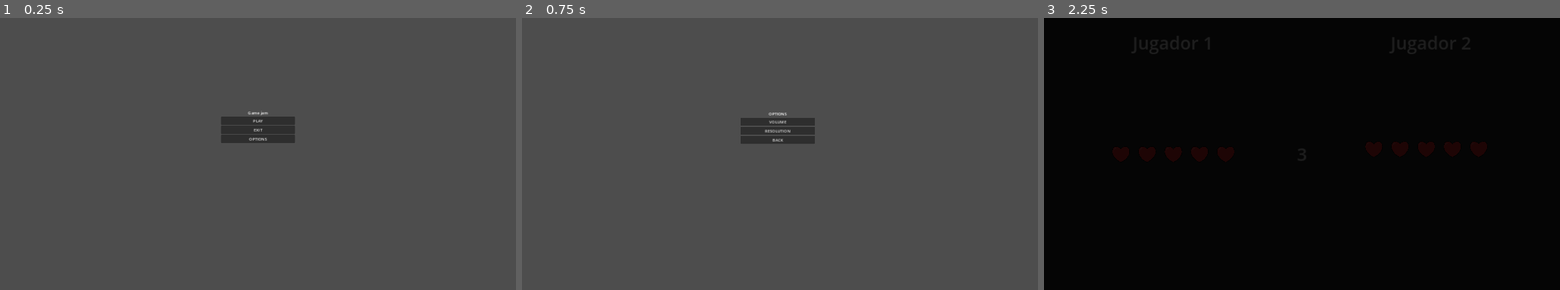
Above: before the commit, frames 1-3 (left to right).
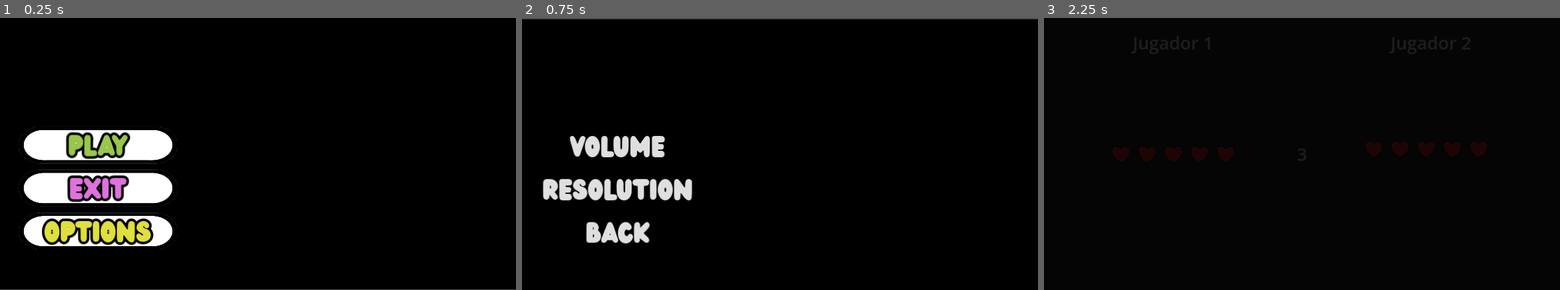
Above: after the commit, the same moments.

Repository: pablo4licante/gamejam-25
Game: Godot game, scene res://menu/src_menu.tscn
Two runs of this game, one before a commit and one after it. Both use one fixed random seed, a clock stepped at 60 frames per second and the inputs below. Video files are missing from this copy of the repository; at most half a second of black plays in their place.
Inputs:
- Up to frame 1 (0.25 s): no input
- Up to frame 2 (0.75 s): click "OPTIONS" at 0.5 s
- Up to frame 3 (2.25 s): click "BACK" at 1.25 s; click "PLAY" at 2 s

The runs differ from the first frame. In frame 1, 100% of the frame differs, in the area x 0-100%, y 0-100%; in frame 2, 99%; in frame 3, nothing differs.

Commit message:
Menú Opciones (Grafico 50%, Video de fondo para el menú)

Diff:
--- /dev/null
+++ b/menu/pompastic_lb.gd
@@ -0,0 +1,54 @@
+extends Label
+
+var time: float = 0
+var shake_strength: float = 1.5
+var original_position: Vector2
+var original_scale: Vector2
+var tween: Tween
+
+func _ready() -> void:
+	original_position = position
+	original_scale = scale
+	start_animations()
+
+func start_animations() -> void:
+	tween = create_tween().set_loops()
+	tween.set_parallel(true)
+	tween.set_trans(Tween.TRANS_SINE)
+	tween.set_ease(Tween.EASE_IN_OUT)
+
+	# Secuencia de escala más elaborada
+	var sequence = [
+		original_scale * 1.25,  # 25% más grande
+		original_scale * 0.95,  # 5% más pequeño
+		original_scale * 1.15,  # 15% más grande
+		original_scale * 0.98,  # Casi normal
+		original_scale * 1.1    # 10% más grande
+	]
+
+	for target_scale in sequence:
+		tween.tween_property(self, "scale", target_scale, 1.5)  # 1.5 segundos cada cambio
+
+	# Rotación ondulante
+	tween.tween_property(self, "rotation_degrees", 4, 3.0)
+	tween.chain().tween_property(self, "rotation_degrees", -4, 3.0)
+	tween.chain().tween_property(self, "rotation_degrees", 0, 3.0)
+
+func _process(delta: float) -> void:
+	time += delta * 2.0  # Muy lento
+
+	# Movimiento ondulante más complejo
+	var shake_offset = Vector2(
+		sin(time) * cos(time * 0.5) * shake_strength,
+		cos(time * 0.7) * sin(time * 0.3) * shake_strength
+	)
+
+	position = original_position + shake_offset
+
+# Efecto adicional de color (opcional)
+func _add_color_effect() -> void:
+	var color_tween = create_tween().set_loops()
+
+	# Cambia sutilmente el brillo
+	color_tween.tween_property(self, "modulate", Color(1.1, 1.1, 1.1, 1), 2.0)
+	color_tween.tween_property(self, "modulate", Color(1, 1, 1, 1), 2.0)
--- a/menu/script/button_exit.gd
+++ b/menu/script/button_exit.gd
@@ -1,7 +1,58 @@
 extends Button
 
+var tween: Tween
+var original_position: Vector2
+var is_hovering: bool = false
+
 func _ready() -> void:
+	# Conecta la señal del botón
 	pressed.connect(_on_button_pressed)
+
+	# Guarda la posición original del botón
+	original_position = position
+
+	# Conecta las señales de mouse enter/exit
+	mouse_entered.connect(_on_mouse_entered)
+	mouse_exited.connect(_on_mouse_exited)
+
+func start_animation() -> void:
+	if tween:
+		tween.kill() # Detiene cualquier tween anterior
+
+	tween = create_tween()
+	tween.set_trans(Tween.TRANS_CUBIC)
+	tween.set_ease(Tween.EASE_OUT)
+
+	# Mover hacia la derecha (sobrepasando un poco)
+	tween.tween_property(self, "position:x", original_position.x + 20, 0.5)
+
+	# Rebote hacia la izquierda
+	tween.tween_property(self, "position:x", original_position.x - 10, 0.3)
+
+	# Regresar a la posición original
+	tween.tween_property(self, "position:x", original_position.x, 0.2)
+
+func _on_mouse_entered() -> void:
+	is_hovering = true
+	# Inicia el loop de animación
+	animate_loop()
+
+func _on_mouse_exited() -> void:
+	is_hovering = false
+	# Regresa el botón a su posición original
+	if tween:
+		tween.kill()
+	tween = create_tween()
+	tween.tween_property(self, "position:x", original_position.x, 0.2)
+
+func animate_loop() -> void:
+	while is_hovering:
+		start_animation()
+		await tween.finished
+		await get_tree().create_timer(1.0).timeout
+		# Si ya no está en hover, sale del loop
+		if not is_hovering:
+			break
 
 func _on_button_pressed() -> void:
 	get_tree().quit()
--- a/menu/script/button_options.gd
+++ b/menu/script/button_options.gd
@@ -1,7 +1,58 @@
 extends Button
 
+var tween: Tween
+var original_position: Vector2
+var is_hovering: bool = false
+
 func _ready() -> void:
+	# Conecta la señal del botón
 	pressed.connect(_on_button_pressed)
+
+	# Guarda la posición original del botón
+	original_position = position
+
+	# Conecta las señales de mouse enter/exit
+	mouse_entered.connect(_on_mouse_entered)
+	mouse_exited.connect(_on_mouse_exited)
+
+func start_animation() -> void:
+	if tween:
+		tween.kill() # Detiene cualquier tween anterior
+
+	tween = create_tween()
+	tween.set_trans(Tween.TRANS_CUBIC)
+	tween.set_ease(Tween.EASE_OUT)
+
+	# Mover hacia la derecha (sobrepasando un poco)
+	tween.tween_property(self, "position:x", original_position.x + 20, 0.5)
+
+	# Rebote hacia la izquierda
+	tween.tween_property(self, "position:x", original_position.x - 10, 0.3)
+
+	# Regresar a la posición original
+	tween.tween_property(self, "position:x", original_position.x, 0.2)
+
+func _on_mouse_entered() -> void:
+	is_hovering = true
+	# Inicia el loop de animación
+	animate_loop()
+
+func _on_mouse_exited() -> void:
+	is_hovering = false
+	# Regresa el botón a su posición original
+	if tween:
+		tween.kill()
+	tween = create_tween()
+	tween.tween_property(self, "position:x", original_position.x, 0.2)
+
+func animate_loop() -> void:
+	while is_hovering:
+		start_animation()
+		await tween.finished
+		await get_tree().create_timer(1.0).timeout
+		# Si ya no está en hover, sale del loop
+		if not is_hovering:
+			break
 
 func _on_button_pressed() -> void:
 	get_tree().change_scene_to_file("res://menu/src_menu_options.tscn")
--- a/menu/script/button_play.gd
+++ b/menu/script/button_play.gd
@@ -1,8 +1,58 @@
 extends Button
 
+var tween: Tween
+var original_position: Vector2
+var is_hovering: bool = false
+
 func _ready() -> void:
+	# Conecta la señal del botón
 	pressed.connect(_on_button_pressed)
 
+	# Guarda la posición original del botón
+	original_position = position
+
+	# Conecta las señales de mouse enter/exit
+	mouse_entered.connect(_on_mouse_entered)
+	mouse_exited.connect(_on_mouse_exited)
+
+func start_animation() -> void:
+	if tween:
+		tween.kill() # Detiene cualquier tween anterior
+
+	tween = create_tween()
+	tween.set_trans(Tween.TRANS_CUBIC)
+	tween.set_ease(Tween.EASE_OUT)
+
+	# Mover hacia la derecha (sobrepasando un poco)
+	tween.tween_property(self, "position:x", original_position.x + 20, 0.5)
+
+	# Rebote hacia la izquierda
+	tween.tween_property(self, "position:x", original_position.x - 10, 0.3)
+
+	# Regresar a la posición original
+	tween.tween_property(self, "position:x", original_position.x, 0.2)
+
+func _on_mouse_entered() -> void:
+	is_hovering = true
+	# Inicia el loop de animación
+	animate_loop()
+
+func _on_mouse_exited() -> void:
+	is_hovering = false
+	# Regresa el botón a su posición original
+	if tween:
+		tween.kill()
+	tween = create_tween()
+	tween.tween_property(self, "position:x", original_position.x, 0.2)
+
+func animate_loop() -> void:
+	while is_hovering:
+		start_animation()
+		await tween.finished
+		await get_tree().create_timer(1.0).timeout
+		# Si ya no está en hover, sale del loop
+		if not is_hovering:
+			break
 func _on_button_pressed() -> void:
 	# Llamar a la función change_screen del nodo de transición
 	Trans.change_screen("res://escenas/managers/main.tscn")
--- a/menu/src_menu.tscn
+++ b/menu/src_menu.tscn
@@ -1,16 +1,58 @@
-[gd_scene load_steps=4 format=3 uid="uid://b13n4xvr2ka2r"]
+[gd_scene load_steps=11 format=3 uid="uid://b13n4xvr2ka2r"]
 
 [ext_resource type="Script" path="res://menu/script/button_play.gd" id="1_5mvi7"]
+[ext_resource type="FontFile" uid="uid://qicc4vvx1k2c" path="res://menu/fonts/Wedges.ttf" id="1_haafw"]
+[ext_resource type="VideoStream" path="res://menu/UI/interfaz_animada_sin_botones.ogv" id="1_kfrcb"]
 [ext_resource type="Script" path="res://menu/script/button_exit.gd" id="2_s6cea"]
+[ext_resource type="Script" path="res://menu/pompastic_lb.gd" id="3_3on6g"]
+[ext_resource type="Texture2D" uid="uid://3g88ljqye5i1" path="res://menu/UI/boton.png" id="3_pmu4n"]
 [ext_resource type="Script" path="res://menu/script/button_options.gd" id="3_xjdjr"]
 
+[sub_resource type="CanvasItemMaterial" id="CanvasItemMaterial_or572"]
+resource_name = "blanco_butt"
+light_mode = 1
+
+[sub_resource type="Theme" id="Theme_3j7aj"]
+
+[sub_resource type="CanvasItemMaterial" id="CanvasItemMaterial_nip5o"]
+light_mode = 1
+
 [node name="Menu" type="Control"]
+material = SubResource("CanvasItemMaterial_or572")
 layout_mode = 3
 anchors_preset = 15
 anchor_right = 1.0
 anchor_bottom = 1.0
 grow_horizontal = 2
 grow_vertical = 2
+
+[node name="VideoStreamPlayer" type="VideoStreamPlayer" parent="."]
+layout_mode = 1
+anchors_preset = -1
+anchor_right = 1.0
+anchor_bottom = 0.998
+offset_right = -1.0
+offset_bottom = 0.159912
+stream = ExtResource("1_kfrcb")
+autoplay = true
+expand = true
+loop = true
+
+[node name="POMPASTIC-LB" type="Label" parent="."]
+visible = false
+self_modulate = Color(1, 0.309804, 1, 1)
+layout_mode = 0
+offset_left = 833.0
+offset_top = 62.0
+offset_right = 1926.0
+offset_bottom = 373.0
+rotation = 0.453985
+theme_override_constants/line_spacing = 40
+theme_override_constants/shadow_offset_x = 8
+theme_override_fonts/font = ExtResource("1_haafw")
+theme_override_font_sizes/font_size = 200
+text = "POMPASTIC"
+script = ExtResource("3_3on6g")
 
 [node name="VBoxContainer_botones" type="VBoxContainer" parent="."]
 layout_mode = 1
@@ -19,32 +61,75 @@
 anchor_top = 0.5
 anchor_right = 0.5
 anchor_bottom = 0.5
-offset_left = -147.0
-offset_top = -176.5
-offset_right = 147.0
-offset_bottom = 176.5
+offset_left = -907.0
+offset_top = -113.0
+offset_right = -363.0
+offset_bottom = 519.0
 grow_horizontal = 2
 grow_vertical = 2
 
 [node name="Title-Menu" type="Label" parent="VBoxContainer_botones"]
+visible = false
+modulate = Color(0.705882, 1, 1, 1)
 layout_mode = 2
+theme_override_constants/line_spacing = 25
+theme_override_font_sizes/font_size = 60
 text = "Game jam"
 horizontal_alignment = 1
 
 [node name="Button_play" type="Button" parent="VBoxContainer_botones"]
+self_modulate = Color(0.686275, 0.886275, 0.345098, 1)
+light_mask = 4
+visibility_layer = 4
 layout_mode = 2
+theme = SubResource("Theme_3j7aj")
+theme_override_constants/outline_size = 40
+theme_override_fonts/font = ExtResource("1_haafw")
+theme_override_font_sizes/font_size = 100
 text = "PLAY"
+flat = true
 script = ExtResource("1_5mvi7")
 
+[node name="F_Buton" type="Sprite2D" parent="VBoxContainer_botones/Button_play"]
+show_behind_parent = true
+material = SubResource("CanvasItemMaterial_nip5o")
+position = Vector2(273, 76)
+scale = Vector2(1.0054, 0.760677)
+texture = ExtResource("3_pmu4n")
+
 [node name="Button_exit" type="Button" parent="VBoxContainer_botones"]
+self_modulate = Color(1, 0.509804, 0.988235, 1)
 layout_mode = 2
+theme_override_constants/outline_size = 40
+theme_override_fonts/font = ExtResource("1_haafw")
+theme_override_font_sizes/font_size = 100
 text = "EXIT"
+flat = true
 script = ExtResource("2_s6cea")
 
+[node name="F_Buton" type="Sprite2D" parent="VBoxContainer_botones/Button_exit"]
+show_behind_parent = true
+material = SubResource("CanvasItemMaterial_nip5o")
+position = Vector2(273, 76)
+scale = Vector2(1.0054, 0.760677)
+texture = ExtResource("3_pmu4n")
+
 [node name="Button_options" type="Button" parent="VBoxContainer_botones"]
+self_modulate = Color(1, 1, 0.27451, 1)
 layout_mode = 2
+theme_override_constants/outline_size = 40
+theme_override_fonts/font = ExtResource("1_haafw")
+theme_override_font_sizes/font_size = 100
 text = "OPTIONS"
+flat = true
 script = ExtResource("3_xjdjr")
+
+[node name="F_Buton" type="Sprite2D" parent="VBoxContainer_botones/Button_options"]
+show_behind_parent = true
+material = SubResource("CanvasItemMaterial_nip5o")
+position = Vector2(273, 76)
+scale = Vector2(1.0054, 0.760677)
+texture = ExtResource("3_pmu4n")
 
 [connection signal="pressed" from="VBoxContainer_botones/Button_exit" to="VBoxContainer_botones/Button_exit" method="_on_pressed"]
 [connection signal="pressed" from="VBoxContainer_botones/Button_options" to="VBoxContainer_botones/Button_options" method="_on_pressed"]
--- a/menu/src_menu_options.tscn
+++ b/menu/src_menu_options.tscn
@@ -1,6 +1,8 @@
-[gd_scene load_steps=2 format=3 uid="uid://csajnuhojn4mp"]
+[gd_scene load_steps=4 format=3 uid="uid://csajnuhojn4mp"]
 
+[ext_resource type="VideoStream" path="res://menu/UI/interfaz_animada_sin_botones.ogv" id="1_gyifa"]
 [ext_resource type="Script" path="res://menu/script/button_atras.gd" id="1_hfhtf"]
+[ext_resource type="FontFile" uid="uid://qicc4vvx1k2c" path="res://menu/fonts/Wedges.ttf" id="2_ues3o"]
 
 [node name="Menu" type="Control"]
 layout_mode = 3
@@ -14,6 +16,19 @@
 grow_horizontal = 2
 grow_vertical = 2
 
+[node name="VideoStreamPlayer" type="VideoStreamPlayer" parent="."]
+layout_mode = 1
+anchors_preset = -1
+anchor_right = 1.0
+anchor_bottom = 0.998
+offset_left = 10.0
+offset_right = 11.0
+offset_bottom = 10.1599
+stream = ExtResource("1_gyifa")
+autoplay = true
+expand = true
+loop = true
+
 [node name="VBoxContainer_botones" type="VBoxContainer" parent="."]
 layout_mode = 1
 anchors_preset = 8
@@ -21,30 +36,37 @@
 anchor_top = 0.5
 anchor_right = 0.5
 anchor_bottom = 0.5
-offset_left = -147.0
-offset_top = -176.5
-offset_right = 147.0
-offset_bottom = 176.5
+offset_left = -907.0
+offset_top = -113.0
+offset_right = -363.0
+offset_bottom = 519.0
 grow_horizontal = 2
 grow_vertical = 2
 
-[node name="Title-Menu_options" type="Label" parent="VBoxContainer_botones"]
-layout_mode = 2
-text = "OPTIONS"
-horizontal_alignment = 1
-
 [node name="Button_volume" type="Button" parent="VBoxContainer_botones"]
 layout_mode = 2
+theme_override_constants/outline_size = 40
+theme_override_fonts/font = ExtResource("2_ues3o")
+theme_override_font_sizes/font_size = 100
 text = "VOLUME"
+flat = true
 
 [node name="Button_resolution" type="Button" parent="VBoxContainer_botones"]
 layout_mode = 2
+theme_override_constants/outline_size = 40
+theme_override_fonts/font = ExtResource("2_ues3o")
+theme_override_font_sizes/font_size = 100
 text = "RESOLUTION"
+flat = true
 
 [node name="Button_atras" type="Button" parent="VBoxContainer_botones"]
 layout_mode = 2
+theme_override_constants/outline_size = 40
+theme_override_fonts/font = ExtResource("2_ues3o")
+theme_override_font_sizes/font_size = 100
 text = "BACK
 "
+flat = true
 script = ExtResource("1_hfhtf")
 
 [connection signal="pressed" from="VBoxContainer_botones/Button_resolution" to="VBoxContainer_botones/Button_resolution" method="_on_pressed"]
--- a/menu/trans.tscn
+++ b/menu/trans.tscn
@@ -1,6 +1,21 @@
 [gd_scene load_steps=5 format=3 uid="uid://c7ct7icvcgfkk"]
 
 [ext_resource type="Script" path="res://menu/script/trans.gd" id="1_oql4b"]
+
+[sub_resource type="Animation" id="Animation_4w7tt"]
+length = 0.001
+tracks/0/type = "value"
+tracks/0/imported = false
+tracks/0/enabled = true
+tracks/0/path = NodePath(".:modulate")
+tracks/0/interp = 1
+tracks/0/loop_wrap = true
+tracks/0/keys = {
+"times": PackedFloat32Array(0),
+"transitions": PackedFloat32Array(1),
+"update": 0,
+"values": [Color(1, 1, 1, 1)]
+}
 
 [sub_resource type="Animation" id="Animation_6p24g"]
 resource_name = "TransAnimation"
@@ -16,21 +31,6 @@
 "transitions": PackedFloat32Array(1, 1),
 "update": 0,
 "values": [Color(1, 1, 1, 1), Color(1, 1, 1, 0)]
-}
-
-[sub_resource type="Animation" id="Animation_4w7tt"]
-length = 0.001
-tracks/0/type = "value"
-tracks/0/imported = false
-tracks/0/enabled = true
-tracks/0/path = NodePath(".:modulate")
-tracks/0/interp = 1
-tracks/0/loop_wrap = true
-tracks/0/keys = {
-"times": PackedFloat32Array(0),
-"transitions": PackedFloat32Array(1),
-"update": 0,
-"values": [Color(1, 1, 1, 1)]
 }
 
 [sub_resource type="AnimationLibrary" id="AnimationLibrary_jngxg"]
--- /dev/null
+++ b/menu/video_BG_Menu.tscn
@@ -0,0 +1,14 @@
+[gd_scene load_steps=2 format=3 uid="uid://dbbsnbxvnfywp"]
+
+[ext_resource type="VideoStream" path="res://menu/UI/intro_2.ogv" id="1_3od8g"]
+
+[node name="VideoStreamPlayer" type="VideoStreamPlayer"]
+texture_filter = 3
+anchors_preset = -1
+anchor_right = 1.002
+anchor_bottom = 1.01
+offset_right = -0.0961914
+offset_bottom = 0.199951
+stream = ExtResource("1_3od8g")
+autoplay = true
+loop = true
Binary file added: menu/UI/boton.png
Not shown, added: menu/UI/boton.png.import
Binary file added: menu/fonts/Wedges.ttf
Not shown, added: menu/fonts/Wedges.ttf.import
Not shown, added: menu/UI/interfaz_animada_sin_botones.ogv
Not shown, added: menu/UI/intro_2.ogv
